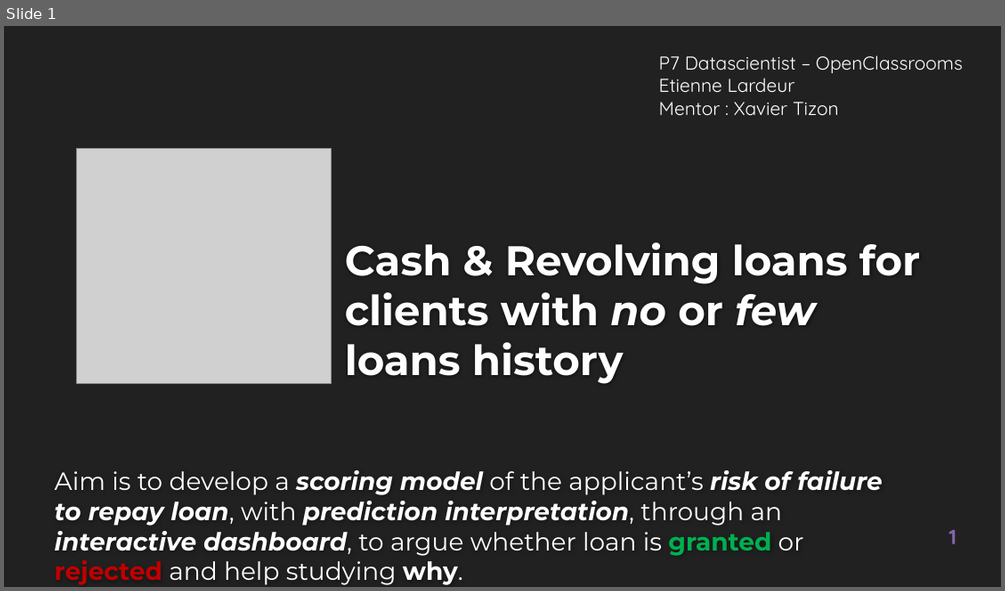
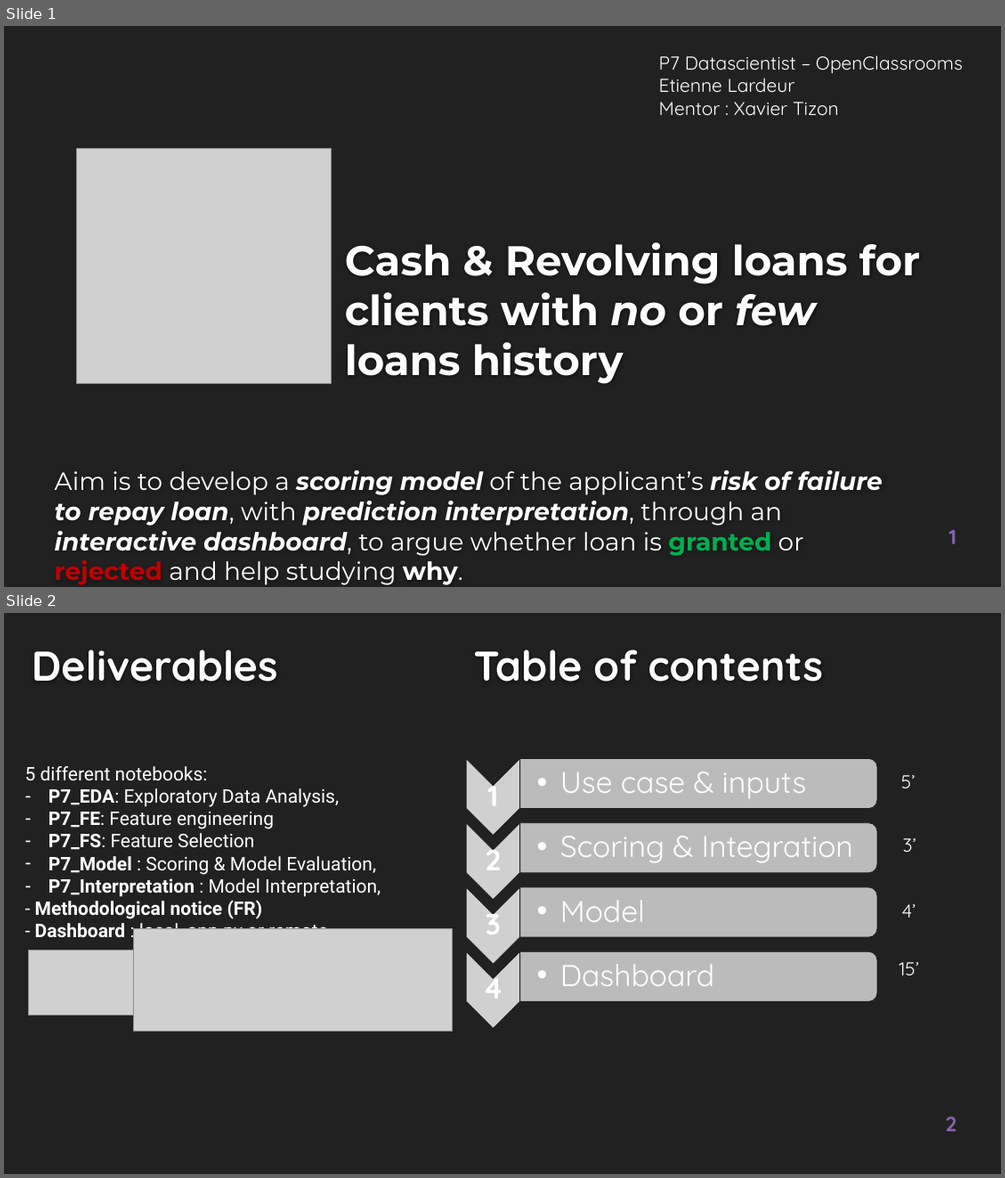
Before and after one commit to EtienneLardeur/P7_Scoring, a slide deck: P7_Support.pptx. Shown one above the other, each under a label of ours: slide 1 before the commit, slides 1 and 2 after it. The pictures are 1005x591 and 1005x1178 pixels, drawn with LibreOffice and Linux fonts; fonts in the diff are those of the drawing; grey boxes stand for pictures; background and template pictures are left out. Boxes give left, top, right and bottom in pixels: in the first picture for what was removed or moved away, otherwise in the second. Text is boxed around its words. In the diff, an @@ line names an element or a change of style, - is before the commit and + after.

Commit message:
Almost ready !
One more slide to introduce choices about dashboard

```diff
--- a/P7_Support.pptx
+++ b/P7_Support.pptx
@@ slide 2 added at (x1=4, y1=613, x2=1001, y2=1174), background #212121 @@
@@ text added at (x1=32, y1=649, x2=278, y2=682), 40 pt, text #FEFEFE, bold @@
+Deliverables
@@ title added at (x1=474, y1=649, x2=823, y2=682), 40 pt, text #FEFEFE, bold @@
+Table of contents
@@ text added at (x1=25, y1=766, x2=380, y2=937), 18 pt, text #FFFFFF @@
+5 different notebooks:
+– P7_EDA: Exploratory Data Analysis,
+– P7_FE: Feature engineering
+– P7_FS: Feature Selection
+– P7_Model : Scoring & Model Evaluation,
+– P7_Interpretation : Model Interpretation,
+- Methodological notice (FR)
+- Dashboard : local_app.py or remote
@@ text added at (x1=901, y1=775, x2=915, y2=788), 18 pt, text #FFFFFF @@
+5’
@@ text added at (x1=903, y1=838, x2=916, y2=852), 18 pt, text #FFFFFF @@
+3’
@@ text added at (x1=902, y1=904, x2=916, y2=917), 18 pt, text #FFFFFF @@
+4’
@@ picture added at (x1=134, y1=929, x2=452, y2=1032) @@
@@ picture added at (x1=29, y1=950, x2=159, y2=1015) @@
@@ group added at (x1=467, y1=758, x2=878, y2=1029): 8 texts, 4 pictures, 4 round same rects @@
+1
+  • Use case & inputs
+2
+  • Scoring & Integration
+3
+  • Model
+4
+  • Dashboard
@@ text added at (x1=898, y1=962, x2=919, y2=975), 18 pt, text #FFFFFF @@
+15’
@@ page number added at (x1=946, y1=1116, x2=957, y2=1131), 20 pt, text #8664B0, bold @@
+2
```
Also in this commit, not shown: 15 slides changed, 7 other slides added, 2 slides removed, 4 other files.
